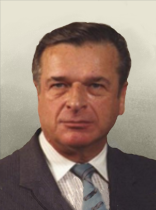
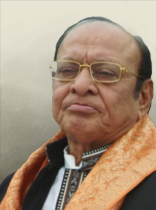
Two versions of the same layered image (w=156, h=210). Layer-by-layer changes:
added layer "shankersinh-vaghela-9c61b731-72a0-4a44-961f-fa7c69054fa-resize-750.jpeg" above "vranitzky.jpg" over (0, 16, 156, 210)
hid "czeslaw-kiszczak.jpg" over (0, 21, 156, 210)
